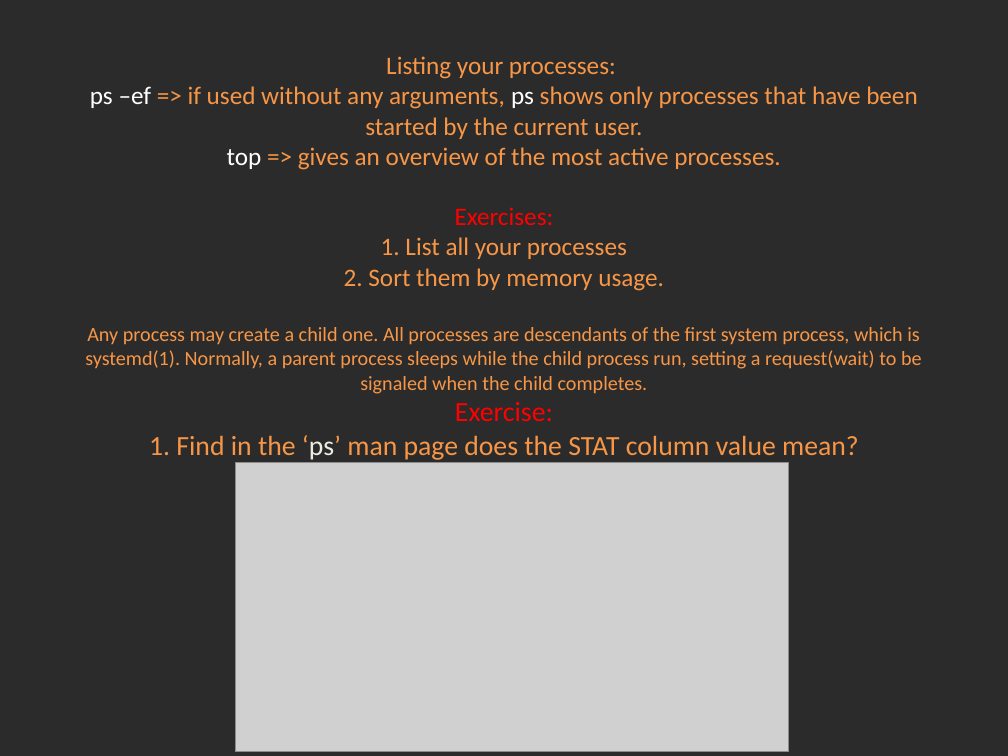
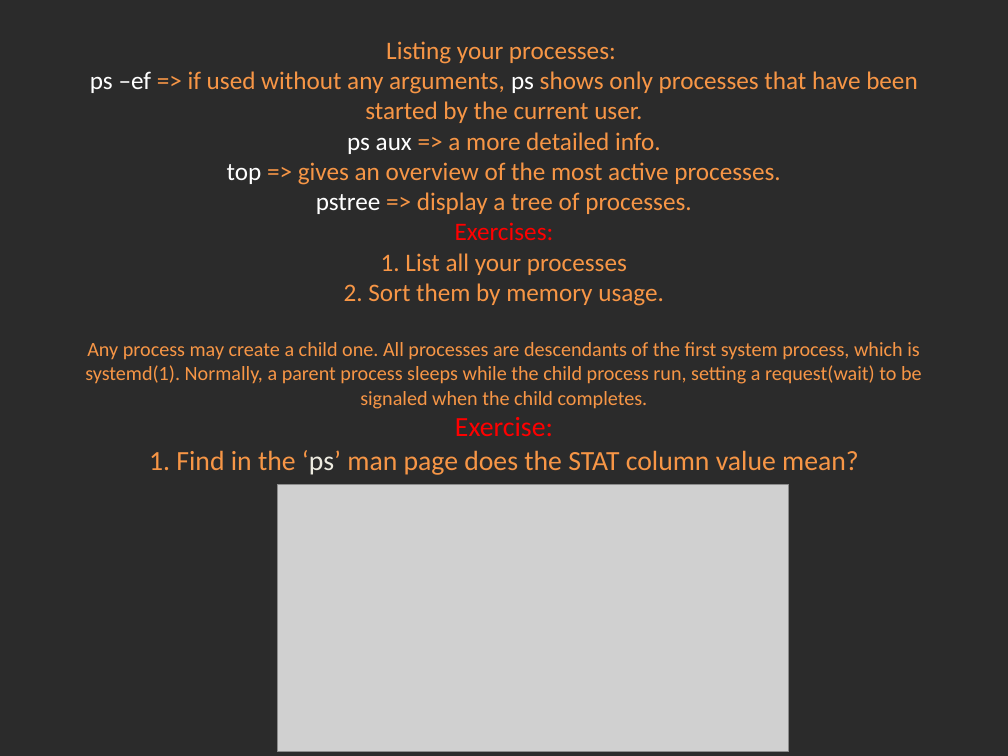
Before and after one commit to Academy-Soft-Intellect/Linux-Course, a slide deck: slide 3 of 7.Processes/07-Processes.pptx (slide 2 before the commit). Drawn at 1008x756 pixels with LibreOffice and Linux fonts; fonts in the diff are those of the drawing; grey boxes stand for pictures; background and template pictures are left out; a plain dark background stands for a picture behind light text. Boxes give left, top, right and bottom in pixels: in the first picture for what was removed or moved away, otherwise in the second. Text is boxed around its words. In the diff, an @@ line names an element or a change of style, - is before the commit and + after.

Commit message:
Processes.

```diff
--- a/7.Processes/07-Processes.pptx
+++ b/7.Processes/07-Processes.pptx
@@ title at (85, 41, 922, 475): text changed @@
-Listing your processes:
-ps –ef => if used without any arguments, ps shows only processes that have been started by the current user.
-top => gives an overview of the most active processes.
-Exercises:
-1. List all your processes
-2. Sort them by memory usage.
-Any process may create a child one. All processes are descendants of the first system process, which is systemd(1). Normally, a parent process sleeps while the child process run, setting a request(wait) to be signaled when the child completes.
-Exercise:
-1. Find in the ‘ps’ man page does the STAT column value mean?
+Listing your processes:
+ps –ef => if used without any arguments, ps shows only processes that have been started by the current user.
+ps aux => a more detailed info.
+top => gives an overview of the most active processes.
+pstree => display a tree of processes.
+Exercises:
+1. List all your processes
+2. Sort them by memory usage.
+Any process may create a child one. All processes are descendants of the first system process, which is systemd(1). Normally, a parent process sleeps while the child process run, setting a request(wait) to be signaled when the child completes.
+Exercise:
+1. Find in the ‘ps’ man page does the STAT column value mean?
@@ picture: place and size @@
-picture at (235, 463, 788, 752)
+picture at (277, 484, 788, 751)
```
Also in this commit, not shown: 1 other slide changed, 2 slides added.
